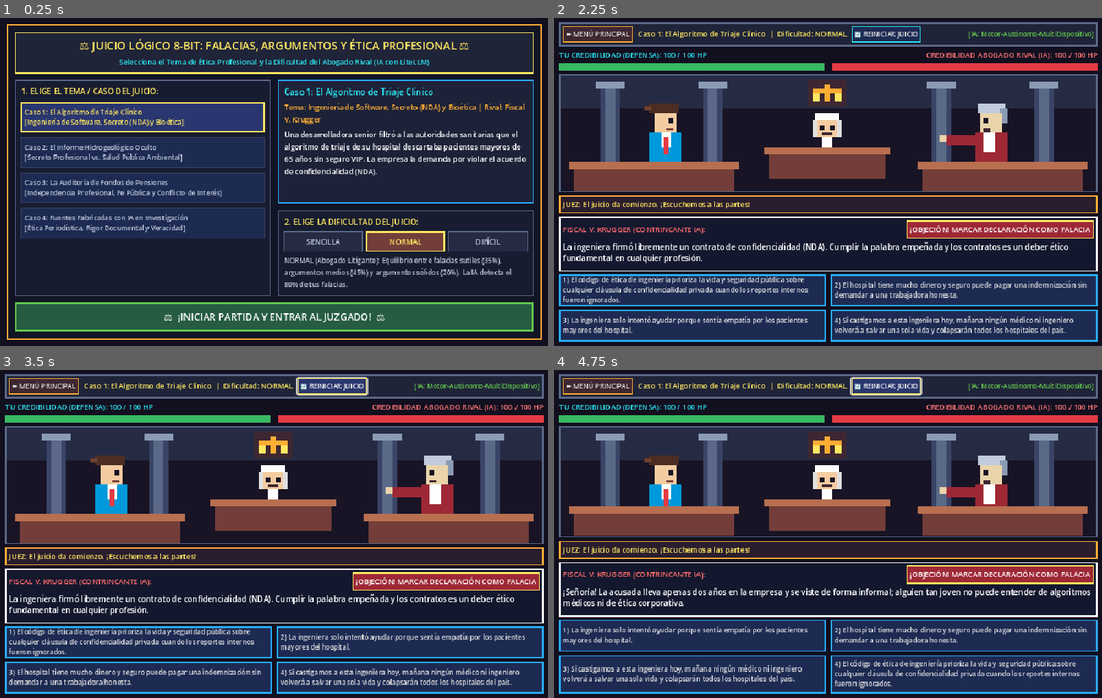
Above: before the commit, frames 1-4 (two rows, left to right).
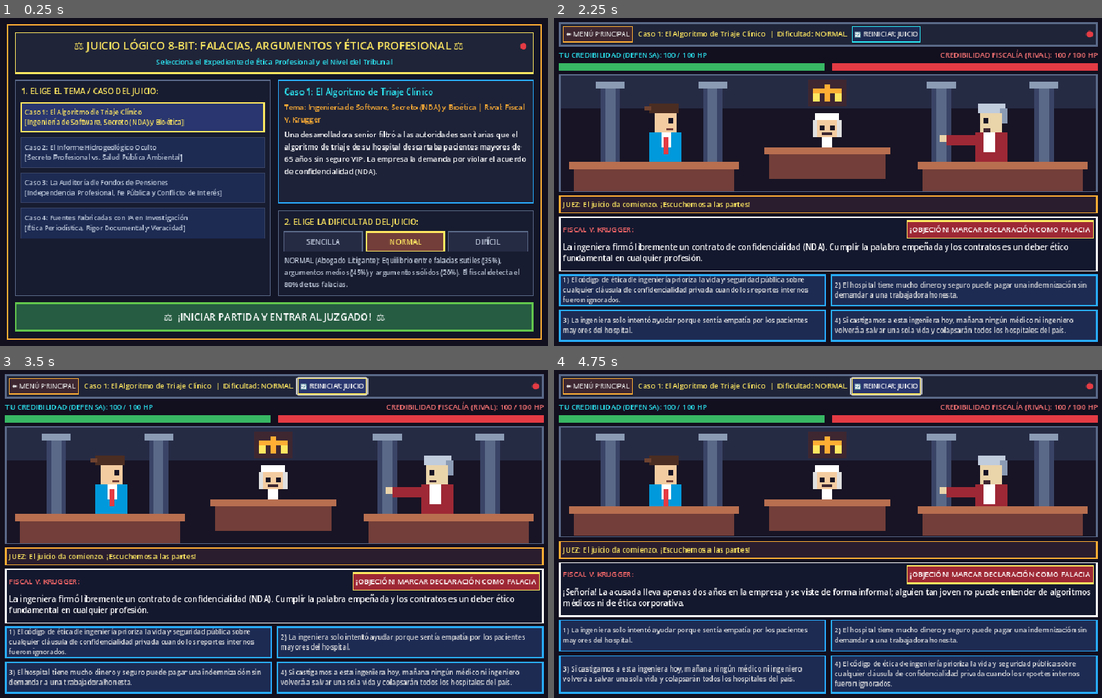
Above: after the commit, the same moments.

Repository: uBri3l/juegoFilosofia
Game: Godot game, scene res://scenes/MainCourtroom.tscn
Two runs of this game, one before a commit and one after it. Both use one fixed random seed, a clock stepped at 60 frames per second and the inputs below.
Inputs:
- Up to frame 1 (0.25 s): no input
- Up to frame 2 (2.25 s): click "NORMAL" at 0.5 s; click "NORMAL" at 1.25 s; click "⚖️ ¡INICIAR PARTIDA Y ENTRAR …" at 2 s
- Up to frame 3 (3.5 s): click "🔄 REINICIAR JUICIO" at 2.75 s
- Up to frame 4 (4.75 s): click "🔄 REINICIAR JUICIO" at 3.5 s; click "🔄 REINICIAR JUICIO" at 4.25 s

The runs differ from the first frame. In frame 1, 1.9% of the frame differs, in the area x 13-97%, y 6-79%; in frame 2, 0.7%; in frame 3, 0.7%; in frame 4, 0.7%.

Commit message:
feat(ui): eliminar referencias a IA en pantalla y usar indicador de punto verde/rojo para el servidor

Diff:
--- a/godot_project/scripts/MainCourtroom.gd
+++ b/godot_project/scripts/MainCourtroom.gd
@@ -47,17 +47,17 @@
 	{
 		"id": "FACIL",
 		"nombre": "SENCILLA (Aprendiz de Lógica)",
-		"detalle": "La máquina comete falacias con frecuencia (~60%) y rara vez detecta tus errores. Ideal para practicar identificación de falacias."
+		"detalle": "El fiscal comete falacias con frecuencia (~60%) y rara vez detecta tus errores. Ideal para practicar identificación de falacias."
 	},
 	{
 		"id": "NORMAL",
 		"nombre": "NORMAL (Abogado Litigante)",
-		"detalle": "Equilibrio entre falacias sutiles (35%), argumentos medios (45%) y argumentos sólidos (20%). La IA detecta el 80% de tus falacias."
+		"detalle": "Equilibrio entre falacias sutiles (35%), argumentos medios (45%) y argumentos sólidos (20%). El fiscal detecta el 80% de tus falacias."
 	},
 	{
 		"id": "DIFICIL",
 		"nombre": "DIFÍCIL (Magistrado Supremo)",
-		"detalle": "La máquina elige los mejores argumentos éticos y es difícil que emita falacias (~15% para no ser invencible). Detecta el 95% de tus errores."
+		"detalle": "El fiscal presenta argumentos éticos implacables y rara vez emite falacias (~15%). Detecta el 95% de tus errores."
 	}
 ]
 
@@ -92,6 +92,7 @@
 var lbl_menu_caso_tema: Label
 var lbl_menu_caso_desc: Label
 var lbl_menu_dif_desc: Label
+var lbl_menu_dot: Label
 var btns_menu_casos: Array[Button] = []
 var btns_menu_difs: Array[Button] = []
 
@@ -131,6 +132,9 @@
 	ping_req.request_completed.connect(func(res: int, code: int, _h: PackedStringArray, _b: PackedByteArray):
 		if res != HTTPRequest.RESULT_SUCCESS or code != 200:
 			servidor_local_disponible = false
+		else:
+			servidor_local_disponible = true
+		_actualizar_indicador_servidor(servidor_local_disponible)
 		ping_req.queue_free()
 	)
 	var err_ping: Error = ping_req.request("http://127.0.0.1:8000/health")
@@ -140,7 +144,18 @@
 
 	_construir_menu_principal()
 	_construir_interfaz_juzgado()
+	_actualizar_indicador_servidor(servidor_local_disponible and not OS.has_feature("web"))
 	mostrar_menu_principal()
+
+
+func _actualizar_indicador_servidor(encendido: bool) -> void:
+	var col: Color = Color("#38b764") if encendido else Color("#e43b44")
+	if lbl_modelo_ia:
+		lbl_modelo_ia.text = "●"
+		lbl_modelo_ia.add_theme_color_override("font_color", col)
+	if lbl_menu_dot:
+		lbl_menu_dot.text = "●"
+		lbl_menu_dot.add_theme_color_override("font_color", col)
 
 
 func _process(delta: float) -> void:
@@ -152,7 +167,7 @@
 			tiempo_espera_actual = 0.0
 			servidor_local_disponible = false
 			http_req.cancel_request()
-			lbl_modelo_ia.text = "[IA: Respuesta Rápida Local]"
+			_actualizar_indicador_servidor(false)
 			_aplicar_respaldo_offline_en_godot(ultima_accion_pendiente, ultima_opcion_pendiente)
 
 
@@ -215,15 +230,25 @@
 	header_vbox.add_theme_constant_override("separation", 4)
 	header_panel.add_child(header_vbox)
 
+	var titulo_hbox := HBoxContainer.new()
+	header_vbox.add_child(titulo_hbox)
+
 	var lbl_titulo := Label.new()
 	lbl_titulo.text = "⚖️ JUICIO LÓGICO 8-BIT: FALACIAS, ARGUMENTOS Y ÉTICA PROFESIONAL ⚖️"
+	lbl_titulo.size_flags_horizontal = Control.SIZE_EXPAND_FILL
 	lbl_titulo.horizontal_alignment = HORIZONTAL_ALIGNMENT_CENTER
 	lbl_titulo.add_theme_color_override("font_color", Color("#fee761"))
 	lbl_titulo.add_theme_font_size_override("font_size", 18)
-	header_vbox.add_child(lbl_titulo)
+	titulo_hbox.add_child(lbl_titulo)
+
+	lbl_menu_dot = Label.new()
+	lbl_menu_dot.text = "●"
+	lbl_menu_dot.add_theme_color_override("font_color", Color("#38b764"))
+	lbl_menu_dot.add_theme_font_size_override("font_size", 14)
+	titulo_hbox.add_child(lbl_menu_dot)
 
 	var lbl_sub := Label.new()
-	lbl_sub.text = "Selecciona el Tema de Ética Profesional y la Dificultad del Abogado Rival (IA con LiteLLM)"
+	lbl_sub.text = "Selecciona el Expediente de Ética Profesional y el Nivel del Tribunal"
 	lbl_sub.horizontal_alignment = HORIZONTAL_ALIGNMENT_CENTER
 	lbl_sub.add_theme_color_override("font_color", Color("#2ce8f5"))
 	lbl_sub.add_theme_font_size_override("font_size", 12)
@@ -444,12 +469,11 @@
 	top_hbox.add_child(btn_reiniciar)
 
 	lbl_modelo_ia = Label.new()
-	lbl_modelo_ia.text = "[IA: Conectada]"
+	lbl_modelo_ia.text = "●"
 	lbl_modelo_ia.size_flags_horizontal = Control.SIZE_EXPAND_FILL
 	lbl_modelo_ia.horizontal_alignment = HORIZONTAL_ALIGNMENT_RIGHT
-	lbl_modelo_ia.clip_text = true
-	lbl_modelo_ia.add_theme_color_override("font_color", Color("#63c74d"))
-	lbl_modelo_ia.add_theme_font_size_override("font_size", 11)
+	lbl_modelo_ia.add_theme_color_override("font_color", Color("#38b764"))
+	lbl_modelo_ia.add_theme_font_size_override("font_size", 14)
 	top_hbox.add_child(lbl_modelo_ia)
 
 	# 2. Barras de Vida (HP)
@@ -481,7 +505,7 @@
 	hp_hbox.add_child(vbox_hp_r)
 
 	lbl_hp_rival = Label.new()
-	lbl_hp_rival.text = "CREDIBILIDAD ABOGADO RIVAL (IA): 100 / 100 HP"
+	lbl_hp_rival.text = "CREDIBILIDAD FISCALÍA (RIVAL): 100 / 100 HP"
 	lbl_hp_rival.horizontal_alignment = HORIZONTAL_ALIGNMENT_RIGHT
 	lbl_hp_rival.add_theme_color_override("font_color", Color("#ff7777"))
 	lbl_hp_rival.add_theme_font_size_override("font_size", 12)
@@ -527,7 +551,7 @@
 	dialogo_vbox.add_child(header_dialogo)
 
 	lbl_nombre_hablante = Label.new()
-	lbl_nombre_hablante.text = "ABOGADO CONTRINCANTE (IA):"
+	lbl_nombre_hablante.text = "PARTE ACUSADORA:"
 	lbl_nombre_hablante.size_flags_horizontal = Control.SIZE_EXPAND_FILL
 	lbl_nombre_hablante.add_theme_color_override("font_color", Color("#ff6b6b"))
 	lbl_nombre_hablante.add_theme_font_size_override("font_size", 12)
@@ -629,7 +653,7 @@
 
 	var c_info: Dictionary = INFO_CASOS[indice_caso_seleccionado]
 	lbl_titulo_partida.text = c_info["titulo"] + "  |  Dificultad: " + dificultad_actual
-	lbl_nombre_hablante.text = c_info["rival"].to_upper() + " (CONTRINCANTE IA):"
+	lbl_nombre_hablante.text = c_info["rival"].to_upper() + ":"
 
 	_actualizar_barras_vida()
 	lbl_juez_feedback.text = "JUEZ: Juicio iniciado en dificultad " + dificultad_actual + ". Escuchemos el alegato inicial."
@@ -642,7 +666,7 @@
 	bar_hp_jugador.value = hp_jugador
 	bar_hp_rival.value = hp_rival
 	lbl_hp_jugador.text = "TU CREDIBILIDAD (DEFENSA): %d / 100 HP" % hp_jugador
-	lbl_hp_rival.text = "CREDIBILIDAD ABOGADO RIVAL (IA): %d / 100 HP" % hp_rival
+	lbl_hp_rival.text = "CREDIBILIDAD FISCALÍA (RIVAL): %d / 100 HP" % hp_rival
 
 
 func _set_botones_habilitados(habilitado: bool) -> void:
@@ -681,10 +705,11 @@
 	_set_botones_habilitados(false)
 
 	if OS.has_feature("web") or not servidor_local_disponible:
+		_actualizar_indicador_servidor(false)
 		_aplicar_respaldo_offline_en_godot(accion, opcion_elegida)
 		return
 
-	lbl_modelo_ia.text = "[IA: Analizando jugada...]"
+	_actualizar_indicador_servidor(true)
 	http_req.cancel_request()
 
 	var payload: Dictionary = {
@@ -703,6 +728,7 @@
 	var err: Error = http_req.request(BACKEND_URL, headers, HTTPClient.METHOD_POST, JSON.stringify(payload))
 	if err != OK:
 		servidor_local_disponible = false
+		_actualizar_indicador_servidor(false)
 		_aplicar_respaldo_offline_en_godot(accion, opcion_elegida)
 
 
@@ -712,7 +738,7 @@
 
 	if result != HTTPRequest.RESULT_SUCCESS or response_code != 200:
 		servidor_local_disponible = false
-		lbl_modelo_ia.text = "[IA: Motor Autónomo]"
+		_actualizar_indicador_servidor(false)
 		_aplicar_respaldo_offline_en_godot(ultima_accion_pendiente, ultima_opcion_pendiente)
 		return
 
@@ -722,6 +748,8 @@
 		_aplicar_respaldo_offline_en_godot(ultima_accion_pendiente, ultima_opcion_pendiente)
 		return
 
+	servidor_local_disponible = true
+	_actualizar_indicador_servidor(true)
 	_procesar_datos_turno(parsed)
 
 
@@ -757,8 +785,7 @@
 
 
 func _procesar_datos_turno(datos: Dictionary) -> void:
-	var modelo: String = str(datos.get("modelo_usado", "LiteLLM"))
-	lbl_modelo_ia.text = "[IA: " + modelo + "]"
+	_actualizar_indicador_servidor(servidor_local_disponible and not OS.has_feature("web"))
 
 	var dano_r: int = int(datos.get("dano_al_rival", 0))
 	var dano_j: int = int(datos.get("dano_al_jugador", 0))
--- a/godot_project/scripts/TestCajaBlancaGodot.gd
+++ b/godot_project/scripts/TestCajaBlancaGodot.gd
@@ -345,7 +345,7 @@
 	})
 	mc.hp_rival = 100
 	mc._on_litellm_response(HTTPRequest.RESULT_SUCCESS, 200, PackedStringArray(), json_ok.to_utf8_buffer())
-	_check(mc.hp_rival == 75 and mc.lbl_modelo_ia.text == "[IA: test-caja-blanca]", "Rama 4: HTTP 200 con JSON válido procesa turno y resta HP")
+	_check(mc.hp_rival == 75 and mc.lbl_modelo_ia.text == "●", "Rama 4: HTTP 200 con JSON válido procesa turno, muestra indicador verde '●' y resta HP")
 	_registrar("MainCourtroom.gd", "_on_litellm_response", ["Rama !esperando_respuesta", "Rama RESULT_CANT_CONNECT", "Rama JSON inválido", "Rama HTTP 200 JSON válido"], total_aserciones - a0, (Time.get_ticks_usec() - t0) / 1000.0)
 
 	# 3.13 _procesar_datos_turno() y _mostrar_pantalla_fin_de_juego(true/false)
